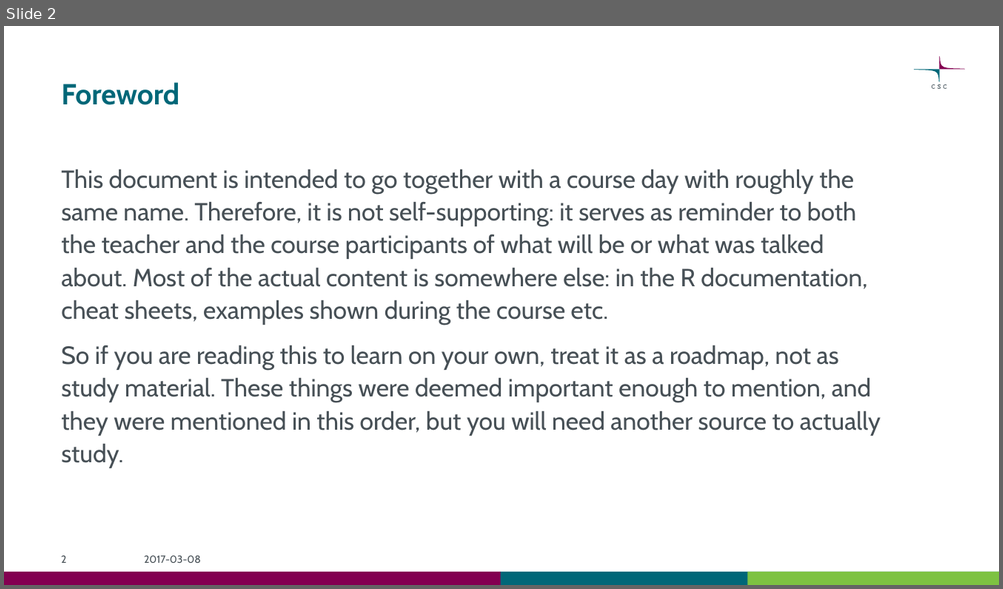
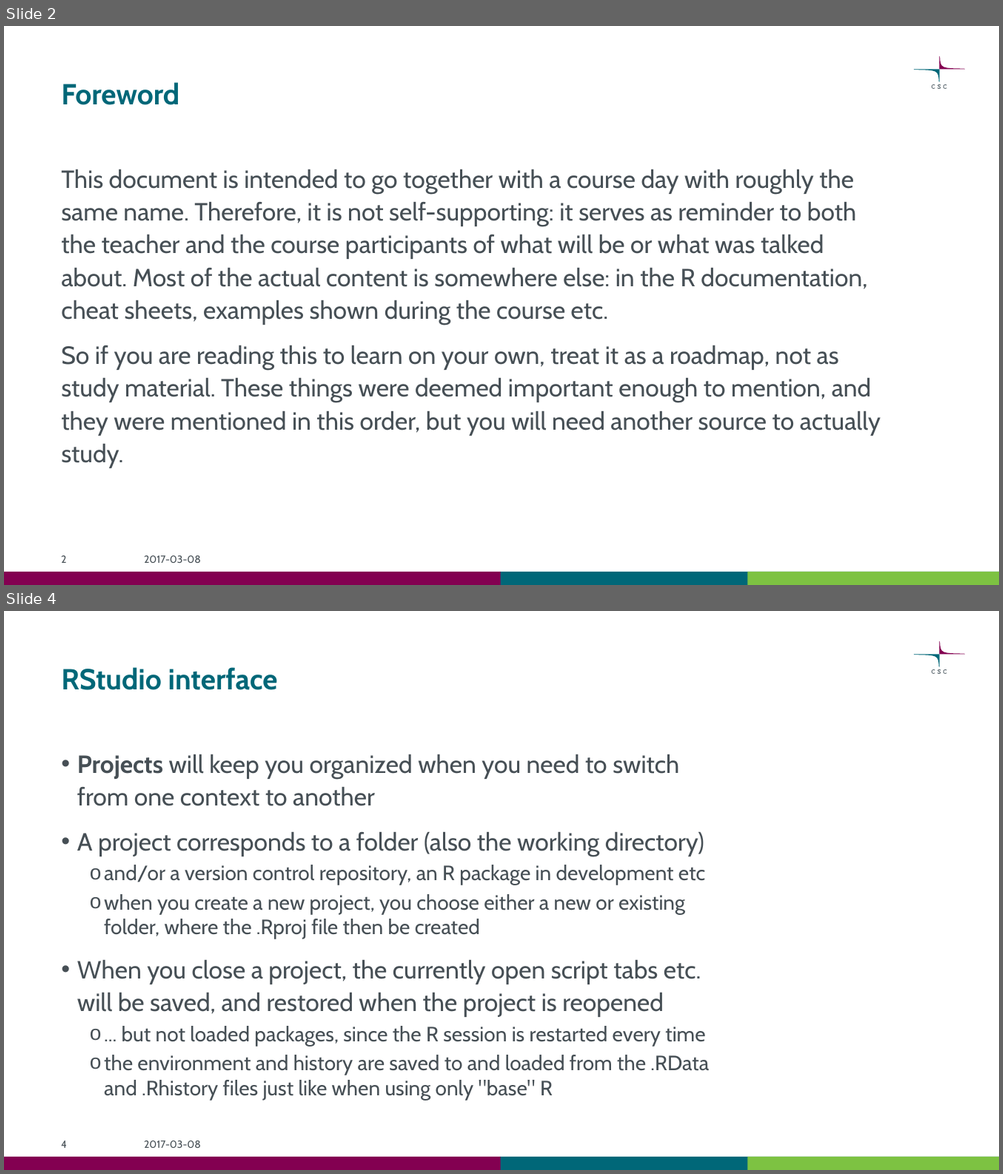
Before and after one commit to csc-training/wrangling-with-R, a slide deck: wrangling_with_r.pptx. Shown one above the other, each under a label of ours: slide 2 before the commit, slides 2 and 4 after it; the slides between them are not shown. The pictures are 1003x589 and 1003x1174 pixels, drawn with LibreOffice and Linux fonts; fonts in the diff are those of the drawing. Boxes give left, top, right and bottom in pixels: in the first picture for what was removed or moved away, otherwise in the second. Text is boxed around its words. In the diff, an @@ line names an element or a change of style, - is before the commit and + after.

```diff
--- a/wrangling_with_r.pptx
+++ b/wrangling_with_r.pptx
@@ slide 4 added at (x1=4, y1=611, x2=999, y2=1170), background #FFFFFF; not listed: 6 template elements that a slide beside it also shows @@
@@ title added at (x1=61, y1=667, x2=278, y2=690), 28 pt, text #006778, bold @@
+RStudio interface
@@ text added at (x1=77, y1=755, x2=708, y2=1100), 20 pt, text #465055 @@
+• Projects will keep you organized when you need to switch from one context to another
+• A project corresponds to a folder (also the working directory)
+  o and/or a version control repository, an R package in development etc
+  o when you create a new project, you choose either a new or existing folder, where the .Rproj file then be created
+• When you close a project, the currently open script tabs etc. will be saved, and restored when the project is reopened
+  o ... but not loaded packages, since the R session is restarted every time
+  o the environment and history are saved to and loaded from the .RData and .Rhistory files just like when using only "base" R
@@ page number added at (x1=61, y1=1141, x2=67, y2=1148), 10 pt, text #465055 @@
+4
@@ text added at (x1=144, y1=1141, x2=201, y2=1148), 10 pt, text #465055 @@
+2017-03-08
```
Also in this commit, not shown: 5 slides changed, 1 other slide added, 1 other file.
